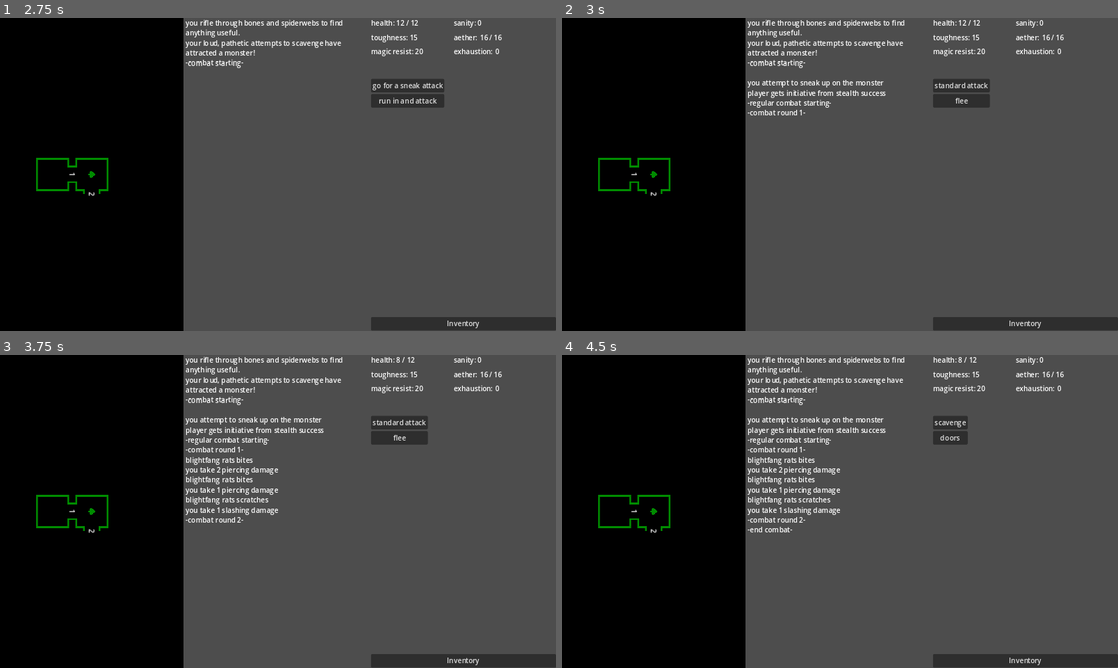
Above: before the commit, frames 1-4 (two rows, left to right).
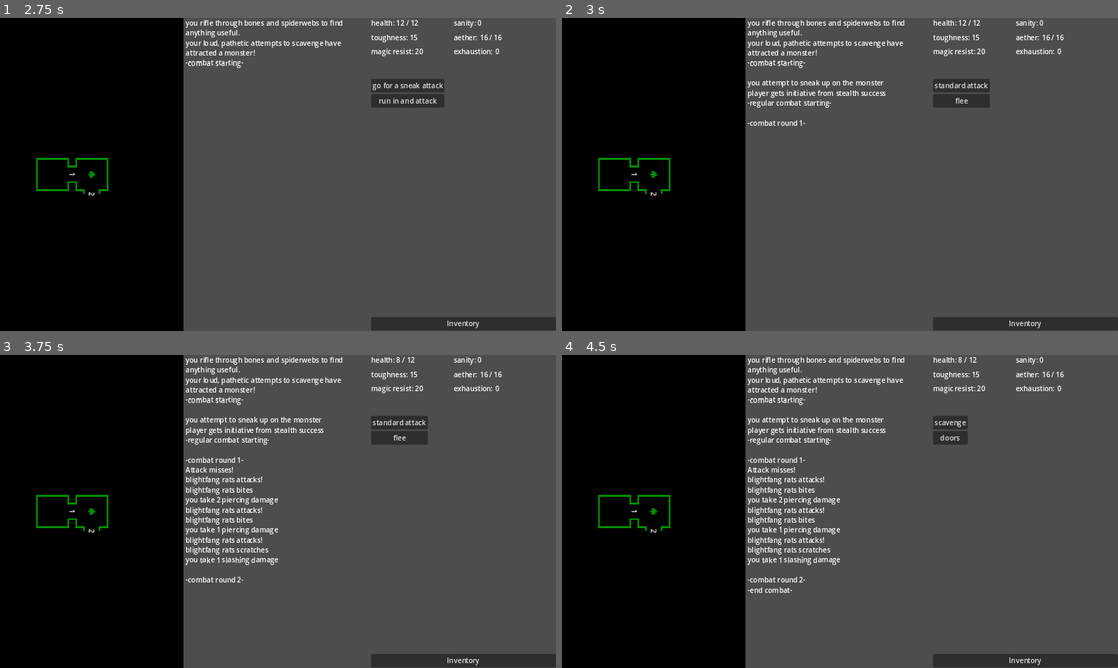
Above: after the commit, the same moments.

Repository: rainbowd-ash/ker_nethalas
Game: Godot game, scene res://globals/game.tscn
The game is run twice, just before and just after one commit, with the same random seed, the same clock (stepped at 60 frames per second) and the same inputs.
Inputs:
- Up to frame 1 (2.75 s): click "scavenge" at 0.5 s; click "doors" at 1.25 s; click "move through door 1" at 2 s
- Up to frame 2 (3 s): click "go for a sneak attack" at 2.75 s
- Up to frame 3 (3.75 s): click "standard attack" at 3.5 s
- Up to frame 4 (4.5 s): click "flee" at 4.25 s

Frame 1 is identical in both runs. In frame 2, 0.2% of the frame differs, in the area x 33-44%, y 29-35%; in frame 3, 1.8%; in frame 4, 1.9%, in the area x 33-50%, y 29-76%.

Commit message:
large combat update
player can attack
monsters can die
big combat reorg (still not good)
minor fixes and tweaks

Diff:
--- a/character/character.gd
+++ b/character/character.gd
@@ -9,8 +9,6 @@
 @onready var gear = $Gear
 
 func _ready():
-	SignalBus.monster_attack.connect(_on_monster_attack)
-
 	attributes.max_health = Dice.roll(1, "d6", 8)
 	attributes.health = attributes.max_health
 	attributes.toughness = Dice.roll(2, "d6", 10)
@@ -27,17 +25,3 @@
 	skills.set_value("scavenge",50)
 	skills.set_value("perception",70)
 	skills.set_value("stealth", 80)
-
-func get_free_actions() -> Array:
-	return []
-
-func get_defence_roll_value() -> int:
-	return skills.get_value("dodge")
-
-func get_initiative_value() -> int:
-	return skills.get_value("perception")
-
-func _on_monster_attack(values):
-	if values.has("attack"):
-		attributes.modify_health( -1 * values.attack.amount)
-		SignalBus.chat_log.emit("you take %d %s damage" % [values.attack.amount, Damage.damage_types.keys()[values.attack.damage_type]])
--- a/combat/character_dummy.gd
+++ b/combat/character_dummy.gd
@@ -13,6 +13,9 @@
 
 var surprised : bool = false
 var attempting_stealth : bool = false
+
+func _ready() -> void:
+	SignalBus.combat_attack.connect(_on_combat_attack)
 
 func reset_action_counts():
 	standard_action_count = base_standard_action_count
@@ -32,9 +35,39 @@
 
 func standard_attack():
 	print("standard attack")
+	if get_parent().get_monsters().size() > 1:
+		pass # MONSTER SELECTOR
+	var roll = get_parent().attack_check(self, get_parent().get_monsters()[0])
+	if roll.winner == Dice.opposed_winner.attacker:
+		print("successful attack")
+		var attack = CombatAttack.new(self,get_parent().get_monsters()[0])
+		attack.damage = get_standard_attack()
+		SignalBus.chat_log.emit("Attack hits!")
+		SignalBus.combat_attack.emit(attack)
+	# do monster roll on defensive move table if needed
+	else:
+		SignalBus.chat_log.emit("Attack misses!")
 	get_parent().player_round_finished.emit()
 
 func flee():
 	print("flee")
 	get_parent().in_combat = false
 	get_parent().player_round_finished.emit()
+
+func get_attack_roll_value() -> int:
+	return Character.skills.get_value("fist_weapons")
+
+func get_defence_roll_value() -> int:
+	return Character.skills.get_value("dodge")
+
+func get_initiative_value() -> int:
+	return Character.skills.get_value("perception") + initiative_mod
+
+func get_standard_attack() -> Damage:
+	return Damage.new(Damage.damage_types.bludgeoning,Dice.roll(1,"d6"))
+
+func _on_combat_attack(attack):
+	if attack.target == self:
+		Character.attributes.health -= attack.damage.amount
+		SignalBus.chat_log.emit("you take %d %s damage" % [attack.damage.amount, Damage.damage_types.keys()[attack.damage.damage_type]])
+		Character.attributes.attributes_changed.emit()
--- a/combat/combat.gd
+++ b/combat/combat.gd
@@ -9,6 +9,7 @@
 var initiative_mod = 0
 var stealth_check_result : OpposedCheckResult = null
 var round_counter : int = 0
+var finished_stealth = false
 
 func do_action(action_key : String):
 	if action_key == "attempt stealth":
@@ -30,11 +31,16 @@
 	print("-combat starting")
 	$CharacterDummy.surprised = values.player_surprised
 	add_monster(values.monster)
-	stealth_check()
-	await stealth_finished
+	await stealth_check()
 	initiative_check()
 	SignalBus.chat_log.emit("-regular combat starting-")
 	combat_rounds()
+
+func list_actions():
+	if not finished_stealth:
+		list_stealth_actions()
+	else:
+		$CharacterDummy.list_player_actions()
 
 func add_monster(monster : Monster):
 	add_child(monster)
@@ -51,9 +57,10 @@
 func stealth_check():
 	if $CharacterDummy.surprised:
 		print("character surprised, skipping stealth check")
-		stealth_finished.emit()
+		return
 	list_stealth_actions()
 	await stealth_action_choice
+	finished_stealth = true
 	if $CharacterDummy.attempting_stealth:
 		var highest_awareness = 0
 		for monster in get_monsters():
@@ -65,7 +72,7 @@
 		)
 		if stealth_check_result.winner == Dice.opposed_winner.defender:
 			$CharacterDummy.initiative_mod -= 10
-	stealth_finished.emit()
+	return
 
 func list_stealth_actions():
 	Router.actions_ui.list_actions([
@@ -81,13 +88,12 @@
 			SignalBus.chat_log.emit("player gets initiative from stealth success")
 			$CharacterDummy.initiative = true
 			return
-	var character_initiative : int = Character.get_initiative_value() + $CharacterDummy.initiative_mod
 	var highest_awareness = 0
 	for monster in get_monsters():
 		if monster.awareness > highest_awareness:
 			highest_awareness = monster.awareness
 	var roll_result : OpposedCheckResult = Dice.opposed_check(
-		CheckValue.new(character_initiative),
+		CheckValue.new($CharacterDummy.get_initiative_value()),
 		CheckValue.new(highest_awareness),
 	)
 	if roll_result.winner == Dice.opposed_winner.attacker:
@@ -105,7 +111,7 @@
 	# combat loop
 	while in_combat:
 		round_counter += 1
-		SignalBus.chat_log.emit("-combat round %d-" % round_counter)
+		SignalBus.chat_log.emit("\n-combat round %d-" % round_counter)
 		if in_combat:
 			$CharacterDummy.list_player_actions()
 			await player_round_finished
@@ -117,20 +123,24 @@
 		end_combat()
 
 func monster_action():
-	print("monster swings!")
 	for monster in get_monsters():
-		var monster_attack_value = monster.get_attack_value()
-		var roll_outcome = Dice.opposed_check(
-			CheckValue.new(monster_attack_value),
-			CheckValue.new(Character.get_defence_roll_value())
-		)
+		SignalBus.chat_log.emit("%s attacks!" % monster.title)
+		var roll_outcome = attack_check(monster, $CharacterDummy)
 		if roll_outcome.winner == Dice.opposed_winner.attacker:
-			print("monster hits!")
 			monster.do_action()
 		else:
 			# TODO defender gets roll on defensive move table
-			print("player defends!")
+			SignalBus.chat_log.emit("you dodge the attack!")
 
 func end_combat():
 	SignalBus.chat_log.emit("-end combat-")
 	Router.game_modes.mode_swap("DungeonMode")
+
+func attack_check(attacker : Node, defender : Node) -> OpposedCheckResult:
+	return Dice.opposed_check(
+		CheckValue.new(attacker.get_attack_roll_value()),
+		CheckValue.new(defender.get_defence_roll_value())
+	)
+
+func get_character_dummy() -> CharacterDummy:
+	return $CharacterDummy
--- /dev/null
+++ b/combat/combat_attack.gd
@@ -0,0 +1,10 @@
+class_name CombatAttack
+
+var source : Node
+var target : Node
+var damage : Damage
+
+func _init(a_source : Node = null, a_target : Node = null, a_damage : Damage = null) -> void:
+	source = a_source
+	target = a_target
+	damage = a_damage
--- a/globals/game.tscn
+++ b/globals/game.tscn
@@ -138,6 +138,7 @@
 layout_mode = 2
 size_flags_horizontal = 3
 bbcode_enabled = true
+scroll_following = true
 script = ExtResource("9_oe6tg")
 
 [node name="Stats_Actions" type="VBoxContainer" parent="Ui"]
--- a/globals/router.gd
+++ b/globals/router.gd
@@ -11,3 +11,5 @@
 @onready var chatlog = get_node(game + "Ui/Dungeon_Chat/ChatLog")
 @onready var actions_ui = get_node(game + "Ui/Stats_Actions/Actions")
 @onready var inventory_ui = get_node(game + "Ui/InventoryUi")
+
+var combat : Node
--- a/globals/signal_bus.gd
+++ b/globals/signal_bus.gd
@@ -13,4 +13,4 @@
 
 signal mode_transition(new_mode_name : String)
 
-signal monster_attack(values : Dictionary)
+signal combat_attack(values : CombatAttack)
--- a/modemachine/dungeon_mode.gd
+++ b/modemachine/dungeon_mode.gd
@@ -3,4 +3,7 @@
 
 func enter() -> void:
 	super.enter()
-	Router.dungeon.list_actions()
+	if Router.game_modes.get_current_mode() == "CombatMode":
+		Router.combat.list_actions()
+	elif Router.game_modes.get_current_mode() == "DungeonMode":
+		Router.dungeon.list_actions()
--- a/modemachine/game_modes/combat_mode.gd
+++ b/modemachine/game_modes/combat_mode.gd
@@ -4,6 +4,7 @@
 func enter() -> void:
 	attached_node = attached_scene.instantiate()
 	get_node("/root/Game").add_child(attached_node)
+	Router.combat = attached_node
 
 func exit() -> void:
 	attached_node.queue_free()
--- a/modemachine/mode_machine.gd
+++ b/modemachine/mode_machine.gd
@@ -24,4 +24,6 @@
 	SignalBus.mode_transition.emit(current_mode.name)
 
 func get_current_mode() -> String:
-	return current_mode.name
+	if current_mode:
+		return current_mode.name
+	return ""
--- a/tables/monsters/blightfang_rats.gd
+++ b/tables/monsters/blightfang_rats.gd
@@ -24,21 +24,19 @@
 
 func bite():
 	SignalBus.chat_log.emit("%s bites" % title)
-	var attack = Damage.new()
-	attack.setup(Damage.damage_types.piercing, Dice.roll(1, "d6"))
+	var attack = Damage.new(Damage.damage_types.piercing, Dice.roll(1, "d6"))
 	attack.amount += rally_counter
-	SignalBus.monster_attack.emit({
-		"attack" = attack
-	})
+	SignalBus.combat_attack.emit(CombatAttack.new(
+		self,get_parent().get_character_dummy(),attack)
+	)
 
 func scratch():
 	SignalBus.chat_log.emit("%s scratches" % title)
-	var attack = Damage.new()
-	attack.setup(Damage.damage_types.slashing, Dice.roll(1, "d4", 1))
+	var attack = Damage.new(Damage.damage_types.slashing, Dice.roll(1, "d4", 1))
 	attack.amount += rally_counter
-	SignalBus.monster_attack.emit({
-		"attack" = attack
-	})
+	SignalBus.combat_attack.emit(CombatAttack.new(
+		self,get_parent().get_character_dummy(),attack)
+	)
 
 func rally():
 	SignalBus.chat_log.emit("%s rallies" % title)
--- a/types/attack.gd
+++ b/types/damage.gd
@@ -39,7 +39,7 @@
 	water,
 }
 
-func setup(type : damage_types, a_roll : int) -> void:
+func _init(type : damage_types, a_roll : int) -> void:
 	damage_type = type
 	roll = a_roll
 	amount = convert_roll_to_damage(roll)
--- a/types/monster.gd
+++ b/types/monster.gd
@@ -15,11 +15,25 @@
 var type
 var level_adaption
 
+func _ready() -> void:
+	SignalBus.combat_attack.connect(_on_combat_attack)
+
 func actions():
 	return null
 
-func get_attack_value():
+func get_attack_roll_value():
+	return combat_skill
+
+func get_defence_roll_value():
 	return combat_skill
 
 func do_action():
 	return
+
+func _on_combat_attack(attack):
+	if attack.target == self:
+		health -= attack.damage.amount
+		SignalBus.chat_log.emit("%s takes %d %s damage" % [title, attack.damage.amount, Damage.damage_types.keys()[attack.damage.damage_type]])
+		if health <= 0:
+			SignalBus.chat_log.emit("%s dies!" % title)
+			queue_free()
--- a/ui/inventory/inventory_ui.gd
+++ b/ui/inventory/inventory_ui.gd
@@ -34,7 +34,7 @@
 func list_item_actions(item : Item):
 	Router.actions_ui.list_actions([
 		Action.new(self, "equip","equip",(true if item is Equipment else false)),
-		Action.new(self, "drop","drop",(true if %ItemList.get_children() else false)),
+		Action.new(self, "drop"),
 		Action.new(self, "back"),
 		])
 
